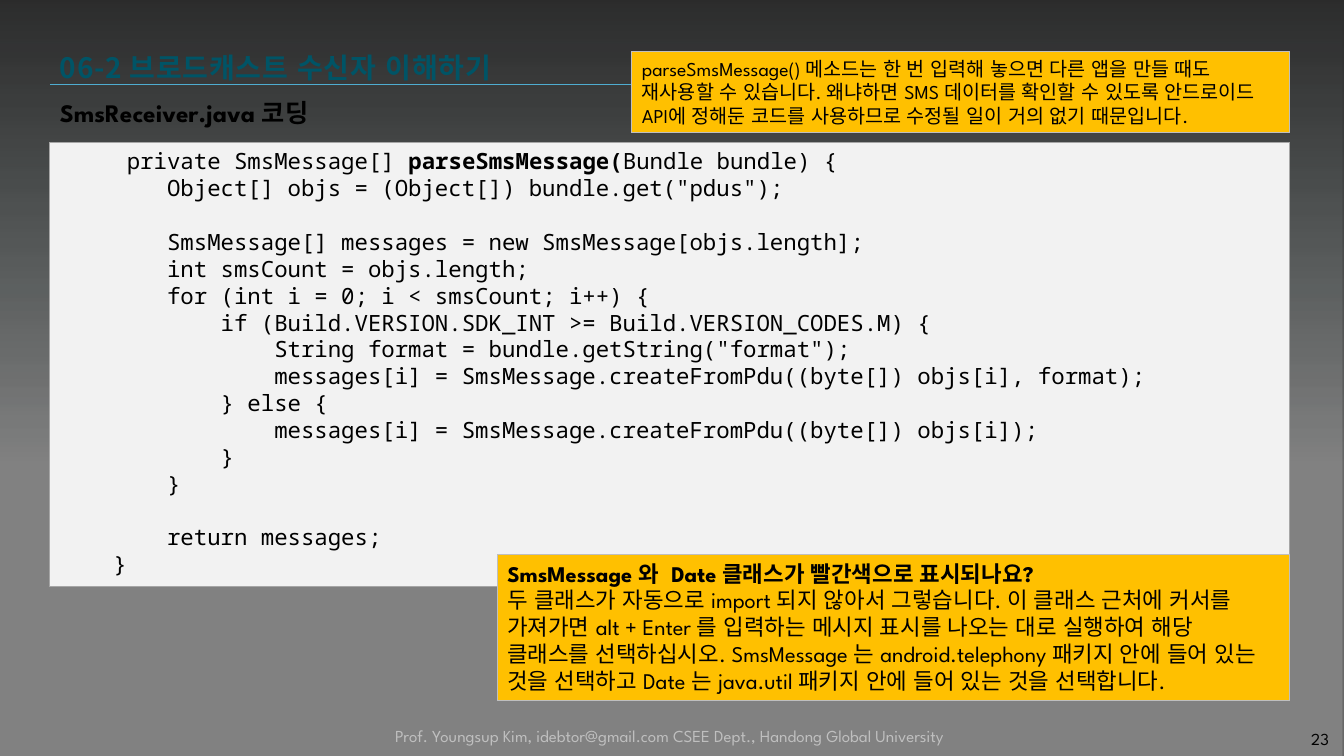
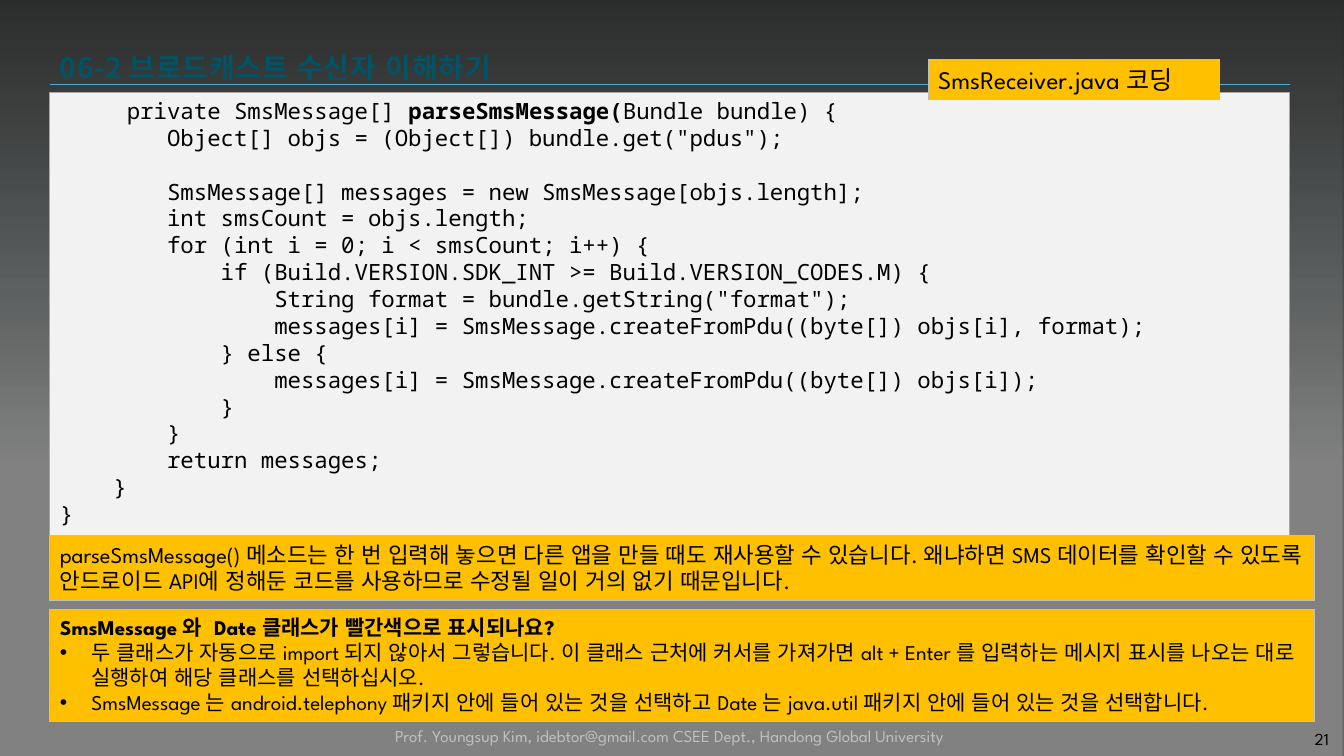
Before and after one commit to tae7841/HuStarAS, a slide deck: slide 21 of ppts/06Service.pptx (slide 23 before the commit). Drawn at 1344x756 pixels with LibreOffice and Linux fonts; fonts in the diff are those of the drawing; background and template pictures are left out; a plain dark background stands for a picture behind light text. Boxes give left, top, right and bottom in pixels: in the first picture for what was removed or moved away, otherwise in the second. Text is boxed around its words. In the diff, an @@ line names an element or a change of style, - is before the commit and + after.

```diff
--- a/ppts/06Service.pptx
+++ b/ppts/06Service.pptx
@@ rectangle "SmsReceiver.java 코딩": place and size @@
-rectangle "SmsReceiver.java 코딩" at (60,101,308,127)
+rectangle "SmsReceiver.java 코딩" at (929,59,1220,100)
@@ rectangle "SmsReceiver.java 코딩" at (929,59,1220,100): bold off; less space between paragraphs; fill none to #FFC000; outline none to #BFBFBF 0.75 pt @@
@@ text in rectangle at (50,93,1291,537): paragraph added @@
+}
@@ rectangle "private SmsMessage[] parseSmsMessage(Bundle bundle) {": place and size @@
-rectangle "private SmsMessage[] parseSmsMessage(Bundle bundle) {" at (50,142,1291,587)
+rectangle "private SmsMessage[] parseSmsMessage(Bundle bundle) {" at (50,93,1291,537)
@@ rectangle "parseSmsMessage() 메소드는 한 번 입력해 ...": place and size @@
-rectangle "parseSmsMessage() 메소드는 한 번 입력해 ..." at (632,51,1291,133)
+rectangle "parseSmsMessage() 메소드는 한 번 입력해 ..." at (50,536,1316,601)
@@ rectangle "parseSmsMessage() 메소드는 한 번 입력해 ..." at (50,536,1316,601): size 14 to 16 pt @@
@@ rectangle "SmsMessage 와 Date 클래스가 빨간색으로 ...": place and size @@
-rectangle "SmsMessage 와 Date 클래스가 빨간색으로 ..." at (497,555,1290,701)
+rectangle "SmsMessage 와 Date 클래스가 빨간색으로 ..." at (50,609,1316,721)
@@ text in rectangle at (60,617,555,640): size 16 to 15 pt in "SmsMessage 와 Date 클래스가 빨간색으로 표시되나요?" @@
@@ text in rectangle at (91,639,1295,715): text changed; size 16 to 15 pt @@
-두 클래스가 자동으로 import 되지 않아서 그렇습니다. 이 클래스 근처에 커서를 가져가면 alt + Enter 를 입력하는 메시지 표시를 나오는 대로 실행하여 해당 클래스를 선택하십시오. SmsMessage 는 android.telephony 패키지 안에 들어 있는 것을 선택하고 Date 는 java.util 패키지 안에 들어 있는 것을 선택합니다.
+• 두 클래스가 자동으로 import 되지 않아서 그렇습니다. 이 클래스 근처에 커서를 가져가면 alt + Enter 를 입력하는 메시지 표시를 나오는 대로 실행하여 해당 클래스를 선택하십시오.
+• SmsMessage 는 android.telephony 패키지 안에 들어 있는 것을 선택하고 Date 는 java.util 패키지 안에 들어 있는 것을 선택합니다.
@@ page number at (1315,734,1329,745): text changed @@
-23
+21
```
Also in this commit, not shown: 17 other slides changed, 2 slides removed, 1 other file.
